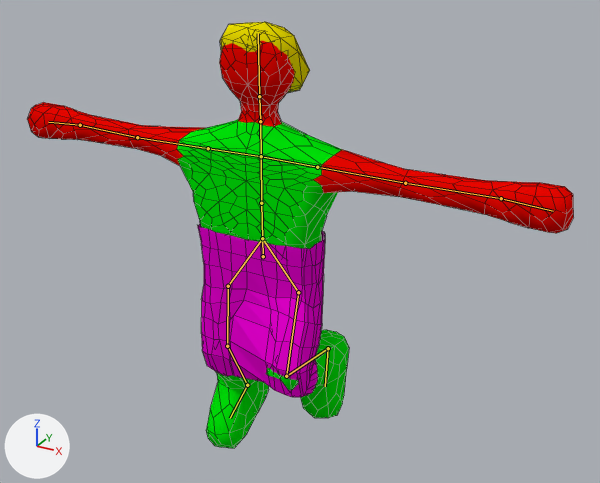
An edit to the Blender file Content/Models/person7.blend, drawn before and after from the same camera.
Before and after are seen from a 50 mm lens placed at (6.62, -11.4, 5.81), pointed at (0.49, -0.27, 0.24). Lighting does not change. The marker at lower left points along +X, +Y and +Z. Both versions are drawn at frame 39 of the action 'Run'; the numbers are the values there. The bones that bend it are drawn over the model as lines. Mesh edges are drawn as thin lines.

Objects in the first picture: 'MaleHair', 'MalePerson', 'MaleSkirt'.
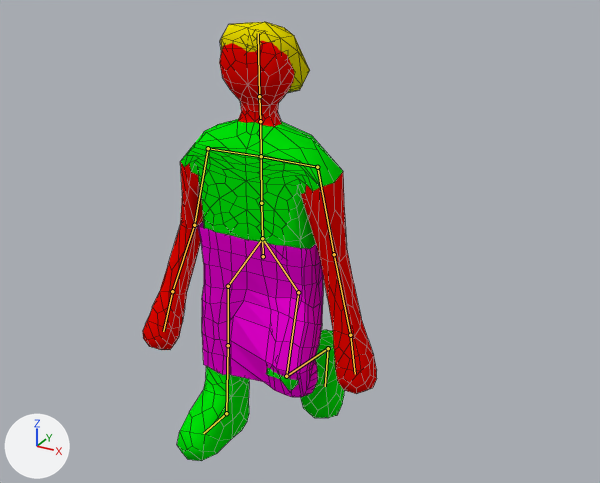
What changed in the scene script:
```text
Change bone_bone_006:
    where bone_bone_006 = bpy.data.objects['Armature'].pose.bones['Bone.006']  # child of 'Bone.005'
    bone_bone_006.rotation_quaternion: (0.998, 0.004, 0.0, 0.0) -> (1.0, 0.013, -0.001, -0.001)  # degrees (0, 0, 0) -> degrees (2, 0, 0)
Change bone_bone_007:
    where bone_bone_007 = bpy.data.objects['Armature'].pose.bones['Bone.007']  # child of 'Bone.006'
    bone_bone_007.rotation_quaternion: (0.968, 0.251, -0.009, -0.009) -> (0.999, -0.035, 0.001, 0.001)  # degrees (29, -1, -1) -> degrees (-4, 0, 0)
Change bone_bone_012:
    where bone_bone_012 = bpy.data.objects['Armature'].pose.bones['Bone.012']  # child of 'Bone.011'
    bone_bone_012.rotation_quaternion: (1.0, 0.0, 0.0, 0.0) -> (0.78, -0.625, 0.0, 0.005)  # degrees (0, 0, 0) -> degrees (-77, 0, 0)
Change bone_bone_016:
    where bone_bone_016 = bpy.data.objects['Armature'].pose.bones['Bone.016']  # child of 'Bone.015'
    bone_bone_016.rotation_quaternion: (1.0, 0.0, 0.0, 0.0) -> (0.792, -0.611, 0.0, -0.008)  # degrees (0, 0, 0) -> degrees (-75, -1, -1)
Change bone_bone_017:
    where bone_bone_017 = bpy.data.objects['Armature'].pose.bones['Bone.017']  # child of 'Bone.016'
    bone_bone_017.rotation_quaternion: (1.0, 0.0, 0.0, 0.0) -> (0.989, -0.012, -0.044, 0.139)  # degrees (0, 0, 0) -> degrees (-2, -5, 16)
```

Location of each change, [x1, y1, x2, y2] in pixels of the pictures (600 x 483 px):
'MalePerson', posed (57% narrower): before [28, 41, 574, 448]; after [143, 41, 377, 461]
'MaleSkirt', posed: before [197, 224, 325, 397]; after [197, 221, 324, 397]
bone 'Bone.006', root to tip: before (228, 286) to (227, 346); after (228, 286) to (228, 345)
bone 'Bone.007', root to tip: before (227, 346) to (247, 385); after (228, 345) to (226, 413)
bone 'Bone.012', root to tip: before (317, 167) to (405, 183); after (317, 167) to (334, 254)
bone 'Bone.016', root to tip: before (208, 148) to (137, 137); after (208, 148) to (194, 225)
bone 'Bone.017', root to tip: before (137, 137) to (80, 125); after (194, 225) to (172, 291)
